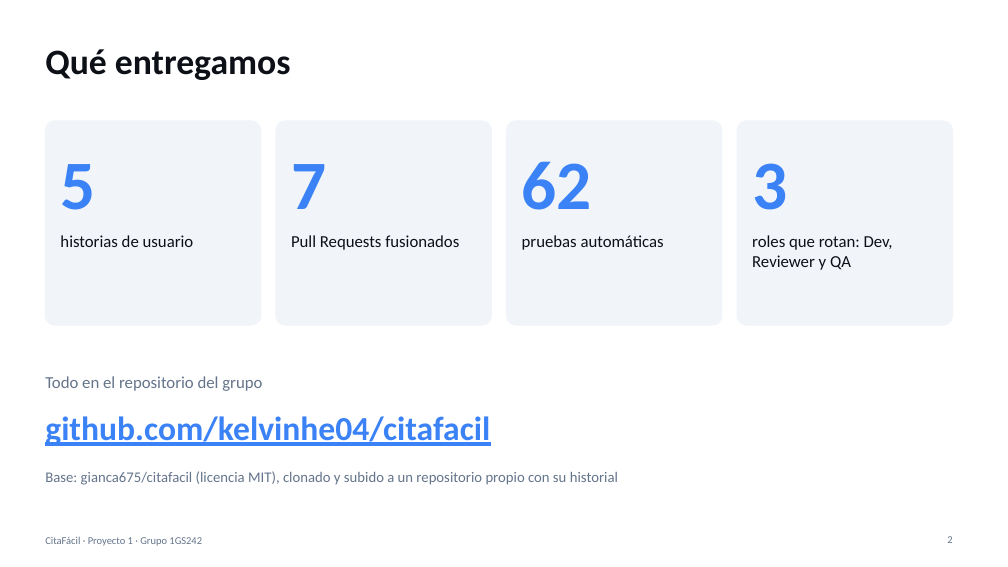
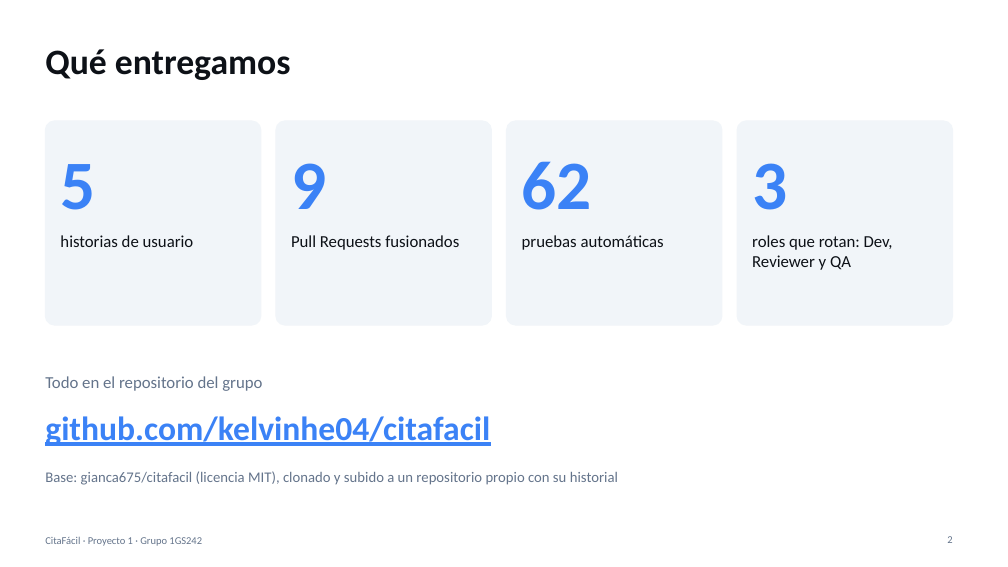
Before and after one commit to kelvinhe04/citafacil, a slide deck: slide 2 of docs/Presentacion_Proyecto1.pptx. Drawn at 1008x567 pixels with LibreOffice and Linux fonts; fonts in the diff are those of the drawing. Boxes give left, top, right and bottom in pixels: in the first picture for what was removed or moved away, otherwise in the second. Text is boxed around its words. In the diff, an @@ line names an element or a change of style, - is before the commit and + after.

```diff
--- a/docs/Presentacion_Proyecto1.pptx
+++ b/docs/Presentacion_Proyecto1.pptx
@@ text at (291,163,326,209): text changed @@
-7
+9
```
Also in this commit, not shown: 3 other slides changed, 2 other files.
